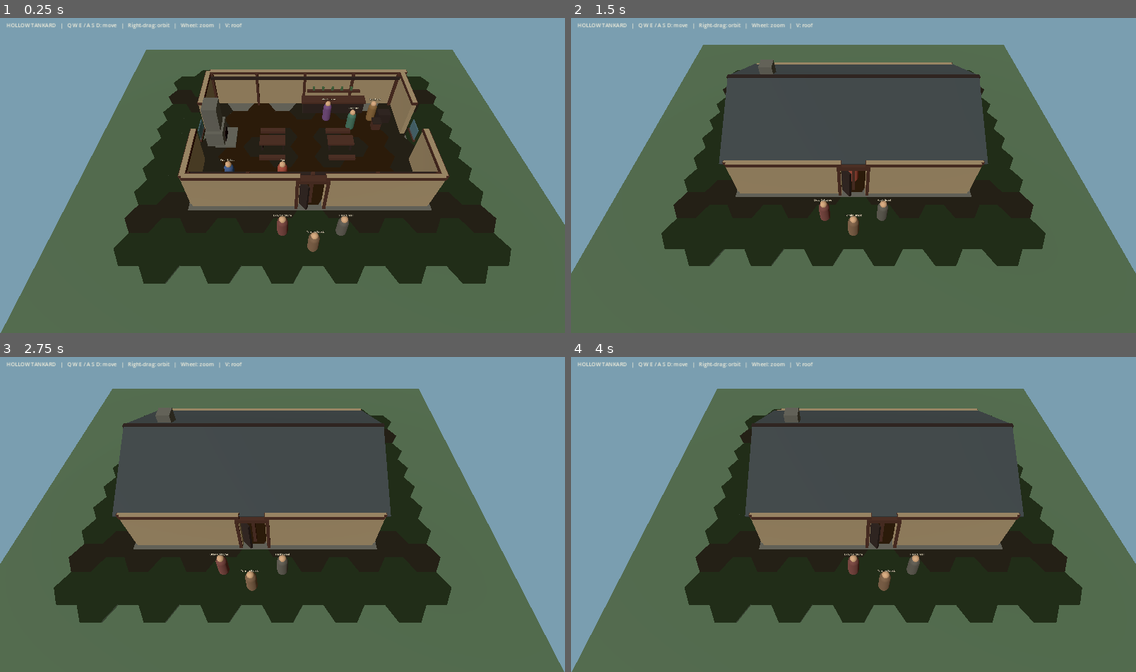
Above: before the commit, frames 1-4 (two rows, left to right).
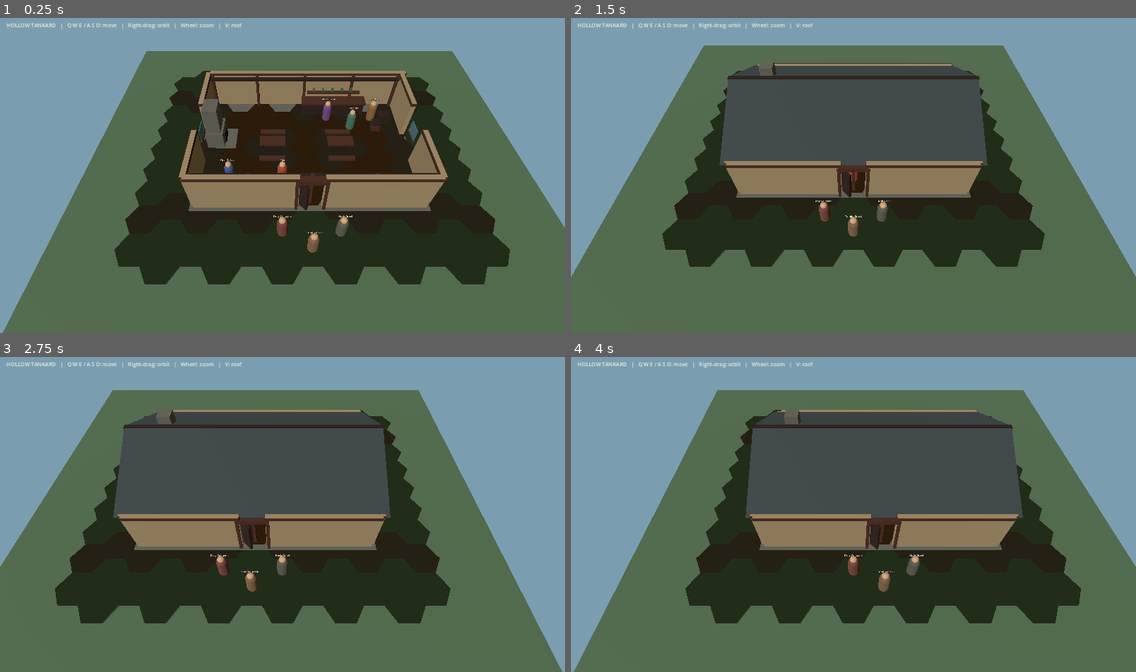
Above: after the commit, the same moments.

Repository: ScottENOC/Silverhart-Saga-3D
Game: Godot game, scene res://scenes/main.tscn
Same seed, same stepped clock (60 frames per second), same inputs: the game is played once before the commit and once after it.
Inputs (mouse positions are in pixels of both pictures, inside the frame that each line leads up to):
- Up to frame 1 (0.25 s): no input
- Up to frame 2 (1.5 s): tap Enter at 0.5 s; move the mouse to (977, 159) at 0.52 s; hold D 0.53-1.25 s; tap V at 0.6 s; click (977, 159) at 0.67 s; tap Space at 1.25 s; drag from (740, 191) to (825, 238) at 1.27 s
- Up to frame 3 (2.75 s): tap Enter at 2 s; move the mouse to (339, 445) at 2.02 s; hold D from 2.03 s (still down); tap E at 2.1 s
- Up to frame 4 (4 s): release D at 2.75 s; tap Space at 2.75 s; drag from (825, 577) to (684, 467) at 2.77 s; tap Enter at 3.5 s; move the mouse to (1023, 561) at 3.52 s; hold A from 3.53 s (still down); tap Q at 3.6 s

The runs differ from the first frame. In frame 1, 3.6% of the frame differs, in the area x 0-100%, y 10-100%; in frame 2, 2.3%; in frame 3, 2.9%; in frame 4, 2.9%.

Commit message:
Align tavern character feet with floor and tidy scene helpers

Diff:
--- a/scripts/world/hollow_tankard.gd
+++ b/scripts/world/hollow_tankard.gd
@@ -228,12 +228,11 @@
 
 func _add_window(parent: Node3D, position: Vector3, dimensions: Vector2, on_side_wall: bool = false) -> void:
     var pane_size := Vector3(0.08, dimensions.y, dimensions.x) if on_side_wall else Vector3(dimensions.x, dimensions.y, 0.08)
-    var pane := _add_box(parent, "WindowGlass", position, pane_size, glass_material)
+    _add_box(parent, "WindowGlass", position, pane_size, glass_material)
     if on_side_wall:
         _add_box(parent, "WindowSill", position + Vector3(0.0, -dimensions.y * 0.5, 0.0), Vector3(0.18, 0.12, dimensions.x + 0.2), timber_material)
     else:
         _add_box(parent, "WindowSill", position + Vector3(0.0, -dimensions.y * 0.5, 0.0), Vector3(dimensions.x + 0.2, 0.12, 0.18), timber_material)
-    return
 
 func _create_furniture() -> void:
     var furniture := Node3D.new()
@@ -283,7 +282,7 @@
 
     var actor := HexActorPresentation.new()
     actor.name = id
-    actor.position = HexGrid.axial_to_world(hex, HEX_RADIUS)
+    actor.position = _hex_world_position(hex)
     actor.set_meta("character_id", id)
 
     var body := MeshInstance3D.new()
@@ -371,7 +370,12 @@
 func _on_character_moved(character_id: String, _from_hex: Vector2i, to_hex: Vector2i) -> void:
     var actor: HexActorPresentation = actor_by_id.get(character_id) as HexActorPresentation
     if actor != null:
-        actor.present_move_to(HexGrid.axial_to_world(to_hex, HEX_RADIUS))
+        actor.present_move_to(_hex_world_position(to_hex))
+
+func _hex_world_position(hex: Vector2i) -> Vector3:
+    var centre := HexGrid.axial_to_world(hex, HEX_RADIUS)
+    var inside_room: bool = absf(centre.x) < ROOM_HALF_WIDTH - 0.2 and absf(centre.z) < ROOM_HALF_DEPTH - 0.2
+    return HexGrid.axial_to_world(hex, HEX_RADIUS, 0.12 if inside_room else 0.0)
 
 func _add_box(parent: Node3D, node_name: String, position: Vector3, size: Vector3, material: Material) -> MeshInstance3D:
     var instance := MeshInstance3D.new()
